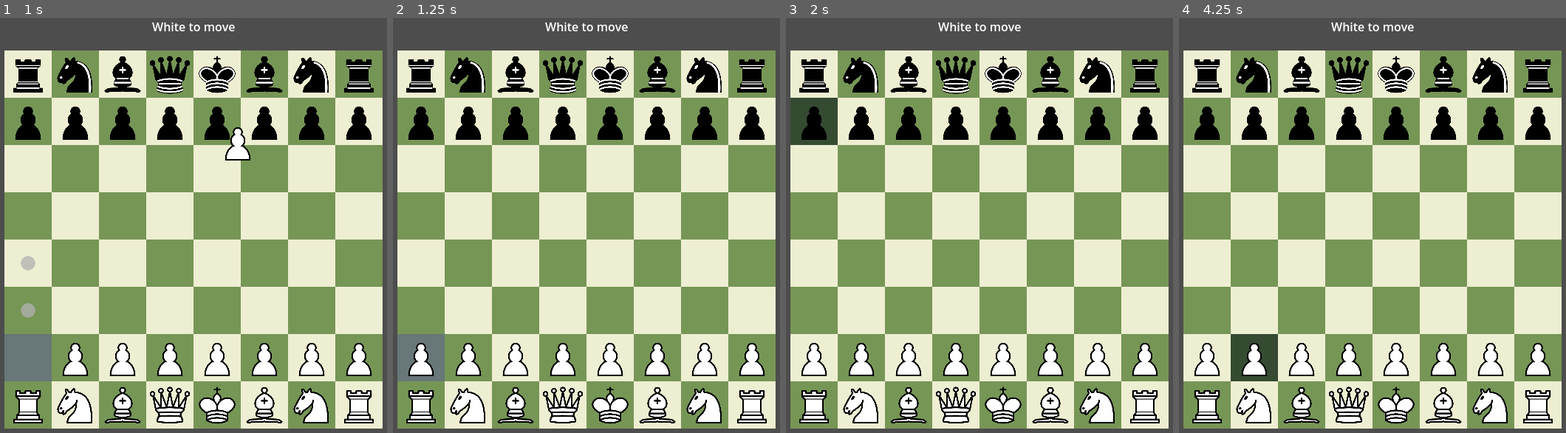
Above: before the commit, frames 1-4 (left to right).
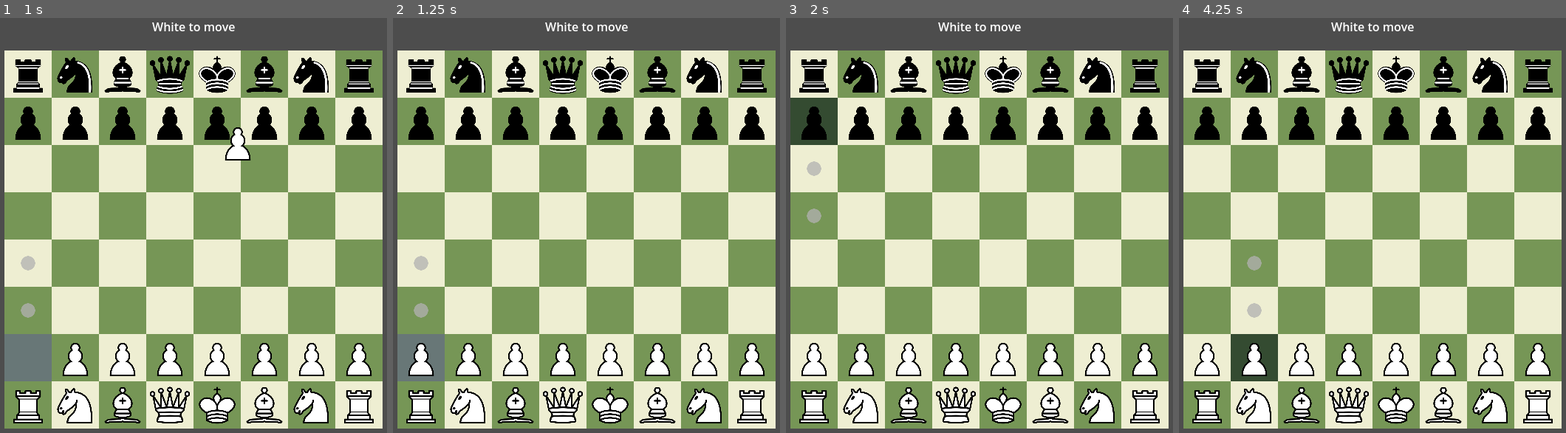
Above: after the commit, the same moments.

Repository: Lizard-Brain-Labs/chess-game
Game: Godot game, scene res://scenes/main.tscn
Two runs of this game, one before a commit and one after it. Both use one fixed random seed, a clock stepped at 60 frames per second and the inputs below.
Inputs (mouse positions are in pixels of both pictures, inside the frame that each line leads up to):
- Up to frame 1 (1 s): tap Enter at 0.5 s; drag from (27, 358) to (236, 142) at 0.52 s
- Up to frame 2 (1.25 s): no input
- Up to frame 3 (2 s): drag from (813, 121) to (956, 329) at 1.27 s
- Up to frame 4 (4.25 s): move the mouse to (1206, 403) at 2.02 s; press the mouse at (1206, 403) at 2.03 s; release the mouse at (1206, 403) at 2.75 s; tap Space at 2.75 s; drag from (1206, 76) to (1240, 171) at 2.77 s; drag from (1252, 358) to (1395, 237) at 3.52 s

Frame 1 is identical in both runs. In frame 2, 0.2% of the frame differs, in the area x 5-10%, y 57-73%; in frame 3, 0.2%; in frame 4, 0.2%.

Commit message:
refactor: update piece and board state handling for improved clarity and functionality

Diff:
--- a/classes/BoardState.gd
+++ b/classes/BoardState.gd
@@ -30,6 +30,6 @@
 		if not piece is Piece:
 			continue
 
-		var piece_pos = piece.square_grid
+		var piece_pos = piece.square.cell
 		state.grid[piece_pos.x][piece_pos.y] = piece
 	return state
--- a/classes/Move.gd
+++ b/classes/Move.gd
@@ -5,7 +5,7 @@
 var to: Vector2i
 var piece: Piece
 var captured_piece: Piece
-var castle_rook = []
+var castle: Move # A secondary move for castling (rook move)
 var is_en_passant: bool
 var promotion_type: String
 
@@ -13,14 +13,15 @@
     mv_piece: Piece,
     mv_to: Vector2i,
     mv_captured_piece: Piece = null,
-    mv_castle_rook = [],
+    mv_castle: Move = null,
     mv_is_en_passant: bool = false,
     mv_promotion_type: String = "",
 ):
-    self.from = mv_piece.square_grid
+    self.from = mv_piece.square.cell
     self.to = mv_to
     self.piece = mv_piece
     self.captured_piece = mv_captured_piece
-    self.castle_rook = mv_castle_rook
+    self.castle = mv_castle
     self.is_en_passant = mv_is_en_passant
     self.promotion_type = mv_promotion_type
+    print("Debug: Created move from ", self.from, " to ", self.to, " piece: ", self.piece.name, " captured: ", self.captured_piece, " castle: ", self.castle)
--- a/classes/Piece.gd
+++ b/classes/Piece.gd
@@ -5,8 +5,7 @@
 
 @export var type: String
 @export var color: String
-var square_name: String
-var square_grid: Vector2i
+var square: Square
 var has_moved: bool = false
 
 # Convenience constants oriented the correct direction for Y up
@@ -19,19 +18,3 @@
 	if event is InputEventMouseButton:
 		if event.button_index == MOUSE_BUTTON_LEFT and event.pressed:
 			emit_signal("piece_clicked", self)
-
-func possible_moves(square) -> Array:
-	var moves = []
-	var piece_square = Vector2i(square.rank, square.file)
-
-	if self.type == "pawn":
-		if self.color == "white":
-			moves.append(piece_square + UP)
-			if square.rank == 6:
-				moves.append(piece_square + UP * 2)
-		if self.color == "black":
-			moves.append(piece_square + DOWN)
-			if square.rank == 1:
-				moves.append(piece_square + DOWN * 2)
-
-	return moves
--- a/classes/Square.gd
+++ b/classes/Square.gd
@@ -1,4 +1,3 @@
 class_name Square extends ColorRect
 
-var rank: int
-var file: int
+var cell: Vector2i
--- a/pieces/queen_white.tscn
+++ b/pieces/queen_white.tscn
@@ -1,6 +1,6 @@
 [gd_scene load_steps=3 format=3 uid="uid://ce153lrjwjtot"]
 
-[ext_resource type="Script" uid="uid://b7pl2wao320wx" path="res://scripts/piece.gd" id="1_ko3rm"]
+[ext_resource type="Script" uid="uid://b7pl2wao320wx" path="res://classes/Piece.gd" id="1_ko3rm"]
 [ext_resource type="Texture2D" uid="uid://152x2d5m6yhb" path="res://resources/Chess_qlt45.svg" id="1_xl0sh"]
 
 [node name="QueenWhite" type="Control"]
--- a/scripts/MoveGenerator.gd
+++ b/scripts/MoveGenerator.gd
@@ -12,47 +12,47 @@
 const SE = SOUTH + EAST
 const SW = SOUTH + WEST
 
-static func get_moves(piece: Piece, board: BoardState) -> Array[Move]:
+static func get_moves(piece: Piece, board_state: BoardState) -> Array[Move]:
 	match piece.type:
 		"pawn":
-			return _get_pawn_moves(piece, board)
+			return _get_pawn_moves(piece, board_state)
 		"rook":
 			return _get_moves_in_directions(
-				board, piece, [NORTH, SOUTH, WEST, EAST]
+				board_state, piece, [NORTH, SOUTH, WEST, EAST]
 			)
 		"bishop":
 			return _get_moves_in_directions(
-				board, piece, [NE, NW, SE, SW]
+				board_state, piece, [NE, NW, SE, SW]
 			)
 		"queen":
 			return _get_moves_in_directions(
-				board, piece,
+				board_state, piece,
 				[NORTH, SOUTH, WEST, EAST, NE, NW, SE, SW]
 			)
 		"knight":
-			return _get_knight_moves(piece, board)
+			return _get_knight_moves(piece, board_state)
 		"king":
-			return _get_king_moves(piece, board)
+			return _get_king_moves(piece, board_state)
 		_:
 			print("Unknown piece type: %s" % piece.type)
 			return []
 
-static func _get_pawn_moves(piece: Piece, board: BoardState) -> Array:
+static func _get_pawn_moves(piece: Piece, board_state: BoardState) -> Array:
 	var moves: Array[Move] = []
 	var dir = NORTH if piece.color == "white" else SOUTH
-	var pos = piece.square_grid
+	var pos = piece.square.cell
 	var next = pos + dir
-	if board.is_within_bounds(next) and board.get_piece_at(next) == null:
+	if board_state.is_within_bounds(next) and board_state.get_piece_at(next) == null:
 		moves.append(Move.new(piece, next))
 		# Double move if pawn hasn't moved yet
 		var double_next = next + dir
-		if not piece.has_moved and board.get_piece_at(double_next) == null:
+		if not piece.has_moved and board_state.get_piece_at(double_next) == null:
 			moves.append(Move.new(piece, double_next))
 	# Captures
 	for diag in [dir + EAST, dir + WEST]:
 		var target = pos + diag
-		if board.is_within_bounds(target):
-			var occupant = board.get_piece_at(target)
+		if board_state.is_within_bounds(target):
+			var occupant = board_state.get_piece_at(target)
 			if occupant and occupant.color != piece.color:
 				moves.append(Move.new(piece, target, occupant))
 	# En passant ...
@@ -62,14 +62,14 @@
 	return moves
 
 static func _get_moves_in_directions(
-	board: BoardState, piece: Piece, directions: Array, max_distance := 8
+	board_state: BoardState, piece: Piece, directions: Array, max_distance := 8
 ) -> Array:
 	var moves : Array[Move] = []
 	for dir in directions:
-		var current = piece.square_grid + dir
+		var current = piece.square.cell + dir
 		var steps = 1
-		while board.is_within_bounds(current) and steps <= max_distance:
-			var occupant = board.get_piece_at(current)
+		while board_state.is_within_bounds(current) and steps <= max_distance:
+			var occupant = board_state.get_piece_at(current)
 			if occupant == null:
 				moves.append(Move.new(piece, current))
 			elif occupant.color != piece.color:
@@ -81,60 +81,62 @@
 			steps += 1
 	return moves
 
-static func _get_knight_moves(piece, board: BoardState) -> Array:
+static func _get_knight_moves(piece, board_state: BoardState) -> Array:
 	var moves : Array[Move]= []
 	var jumps = [
 		Vector2i(-2, -1), Vector2i(-2, 1), Vector2i(-1, -2), Vector2i(-1, 2),
 		Vector2i(1, -2), Vector2i(1, 2), Vector2i(2, -1), Vector2i(2, 1)
 	]
 	for jump in jumps:
-		var target = piece.square_grid + jump
-		if board.is_within_bounds(target):
-			var occupant = board.get_piece_at(target)
+		var target = piece.square.cell + jump
+		if board_state.is_within_bounds(target):
+			var occupant = board_state.get_piece_at(target)
 			if occupant == null:
 				moves.append(Move.new(piece, target))
 			elif occupant.color != piece.color:
 				moves.append(Move.new(piece, target, occupant))
 	return moves
 
-static func _get_king_moves(piece: Piece, board: BoardState) -> Array:
+static func _get_king_moves(piece: Piece, board_state: BoardState) -> Array:
 	var moves = _get_moves_in_directions(
-		board, piece,
+		board_state, piece,
 		[NORTH, SOUTH, WEST, EAST, NE, NW, SE, SW], 1)
-	moves += _get_castling_moves(piece, board)
+	moves += _get_castling_moves(piece, board_state)
 	return moves
 
-static func _get_castling_moves(piece, board: BoardState) -> Array:
+static func _get_castling_moves(piece, board_state: BoardState) -> Array:
 	var moves : Array[Move]= []
 	if piece.has_moved:
 		return moves # King has moved, can't castle
 
-	var row = piece.square_grid.x
-	var col = piece.square_grid.y
+	var row = piece.square.cell.x
+	var col = piece.square.cell.y
 	var color = piece.color
 
-	# Kingside castling
+	# Castling
 	var kingside_rook_pos = Vector2i(row, 7)
-	var kingside_rook = board.get_piece_at(kingside_rook_pos)
+	var kingside_rook = board_state.get_piece_at(kingside_rook_pos)
 	if kingside_rook and kingside_rook.type == "rook" and kingside_rook.color == color and not kingside_rook.has_moved:
 		var clear = true
 		for y in range(col + 1, 7):
-			if board.get_piece_at(Vector2i(row, y)) != null:
+			if board_state.get_piece_at(Vector2i(row, y)) != null:
 				clear = false
 				break
 		if clear:
-			moves.append(Move.new(piece, Vector2i(row, col + 2), null, [kingside_rook, Vector2i(row, 5)]))
+			var king_castle = Move.new(kingside_rook, Vector2i(row, 5))
+			moves.append(Move.new(piece, Vector2i(row, col + 2), null, king_castle))
 
 	# Queenside castling
 	var queenside_rook_pos = Vector2i(row, 0)
-	var queenside_rook = board.get_piece_at(queenside_rook_pos)
+	var queenside_rook = board_state.get_piece_at(queenside_rook_pos)
 	if queenside_rook and queenside_rook.type == "rook" and queenside_rook.color == color and not queenside_rook.has_moved:
 		var clear = true
 		for y in range(col - 1, 0, -1):
-			if board.get_piece_at(Vector2i(row, y)) != null:
+			if board_state.get_piece_at(Vector2i(row, y)) != null:
 				clear = false
 				break
 		if clear:
-			moves.append(Move.new(piece, Vector2i(row, col - 2)))
+			var queen_castle = Move.new(queenside_rook, Vector2i(row, 3))
+			moves.append(Move.new(piece, Vector2i(row, col - 2), null, queen_castle))
 
 	return moves
--- a/scripts/chessboard.gd
+++ b/scripts/chessboard.gd
@@ -7,34 +7,28 @@
 var squares = {}
 
 func _ready():
-	var board_size = Vector2(square_size * 8, square_size * 8)
+	var board_size = Vector2i(square_size * 8, square_size * 8)
 	var viewport_center = get_viewport_rect().size*0.5
 	position = viewport_center - board_size*0.5
 
 	_create_board()
 
 func _create_board():
-	for rank in range(0,8):
-		for file in range(0,8):
+	for rank in range(8):
+		for file in range(8):
 			var square = Square.new()
 			if (rank + file) % 2 == 0:
 				square.color = board_color_light
 			else:
 				square.color = board_color_dark
-			square.rank = rank
-			square.file = file
+			square.cell = Vector2i(rank, file)
 			square.size = Vector2(square_size, square_size)
-			square.position = Vector2(file * square_size, rank * square_size)
+			square.position = Vector2i(file * square_size, rank * square_size)
 			square.name = "%s%d" % [char(file + 97), 8 - rank]
-			squares[square.name] = square
+			squares[square.cell] = square
 			add_child(square)
 
 func square_from_pos(pos:Vector2) -> Square:
 	var rank = int(pos.y / 64)
 	var file = int(pos.x / 64)
-	var square_name = "%s%d" % [char(file + 97), 8 - rank]
-	return squares[square_name]
-
-func square_from_cell(pos:Vector2i) -> Square:
-	var square_name = "%s%d" % [char(pos.y + 97), 8 - pos.x]
-	return squares[square_name]
+	return squares[Vector2i(rank, file)]
--- a/scripts/main.gd
+++ b/scripts/main.gd
@@ -20,8 +20,8 @@
 @onready var board = $chessboard
 @onready var debug_label: Label = %"debug label"
 var selected_piece : Piece = null
-var selected_square : ColorRect
-var end_square: ColorRect
+var selected_square : Square
+var end_square: Square
 var move_choices = {}
 var markers:Array[Control] = []
 var board_state : BoardState
@@ -29,14 +29,13 @@
 
 func _ready():
 	# load default position
-	for i in files.size():
-		var file = files[i]
+	for file in range(8):
 		# add pawns
-		add_piece(file + '2', "pawn", "white")
-		add_piece(file + '7', "pawn", "black")
+		add_piece(board.squares[Vector2i(6, file)], "pawn", "white")
+		add_piece(board.squares[Vector2i(1, file)], "pawn", "black")
 		# add back rank pieces
-		add_piece(file + '1', piece_order[i], "white")
-		add_piece(file + '8', piece_order[i], "black")
+		add_piece(board.squares[Vector2i(7, file)], piece_order[file], "white")
+		add_piece(board.squares[Vector2i(0, file)], piece_order[file], "black")
 	board_state = BoardState.from_board_scene(board)
 
 func _physics_process(_delta):
@@ -49,15 +48,16 @@
 
 func _on_piece_clicked(piece: Piece) -> void:
 	selected_piece = piece
+	_remove_markers()
 
-func _handle_mouse_click():
+func _handle_mouse_click() -> void:
 	_clear_selected_square_highlight()
 	if selected_piece:
-		selected_square = board.squares[selected_piece.square_name]
+		selected_square = selected_piece.square
 		selected_square.self_modulate = Color.SLATE_GRAY
 		var moves = MoveGenerator.get_moves(selected_piece, board_state)
-		for move in moves:
-			add_marker(board.square_from_cell(move.to))
+		for move: Move in moves:
+			add_marker(board.squares[move.to])
 			move_choices[move.to] = move
 
 func _drag_selected_piece():
@@ -68,43 +68,37 @@
 	if not selected_piece:
 		return
 
-	var target_square = board.square_from_pos(board.get_local_mouse_position())
-	_clear_end_square_highlight()
-	end_square = target_square
-
-	var valid = _is_valid_move_to(end_square.name)
+	end_square = board.square_from_pos(board.get_local_mouse_position())
+	var valid = _is_valid_move_to(end_square)
 	if valid:
-		var move = move_choices[Vector2i(end_square.rank, end_square.file)]
-		_move_selected_piece(move, end_square)
+		var move = move_choices[end_square.cell]
+		_move_selected_piece(move)
 	else:
 		_reset_piece_to_selected_square()
 
-	_cleanup_post_move()
 
-func _is_valid_move_to(square_name: String) -> bool:
-	for mark in markers:
-		if mark.square_name == square_name:
+func _is_valid_move_to(square: Square) -> bool:
+	for move_choice in move_choices.values():
+		if move_choice.to == square.cell:
 			return true
 	return false
 
-func _move_selected_piece(move: Move, square: Square):
-	print("Moving ", selected_piece.name, " to ", square.name)
-	square.self_modulate = Color.SLATE_GRAY
-	selected_piece.position = square.position
-	selected_piece.square_name = square.name
-	selected_piece.square_grid = Vector2i(square.rank, square.file)
-	selected_piece.has_moved = true
+func _move_selected_piece(move: Move) -> void:
+	var to_square = board.squares[move.to]
+	var piece = move.piece
+	print("Moving ", piece.name, " to ", to_square.name)
+	print("Debug: From ", move.from, " to ", move.to, " piece: ", move.piece.name, " captured: ", move.captured_piece, " castle: ", move.castle)
+	board.squares[move.from].self_modulate = Color.SLATE_GRAY
+	piece.position = to_square.position
+	piece.square = to_square
+	piece.has_moved = true
 	if move.captured_piece:
 		print("Capturing ", move.captured_piece.name)
 		move.captured_piece.queue_free()
-	elif move.castle_rook:
-		var rook = move.castle_rook[0]
-		var new_rook_square = board.square_from_cell(move.castle_rook[1])
-		print("Castling rook ", rook.name, " to ", new_rook_square.name)
-		rook.position = new_rook_square.position
-		rook.square_name = new_rook_square.name
-		rook.square_grid = Vector2i(new_rook_square.rank, new_rook_square.file)
-		rook.has_moved = true
+	elif move.castle:
+		print("Castling, moving rook")
+		_move_selected_piece(move.castle)
+	_cleanup_post_move()
 	_next_turn()
 
 func _reset_piece_to_selected_square():
@@ -114,6 +108,7 @@
 	selected_piece = null
 	_remove_markers()
 	board_state = BoardState.from_board_scene(board)
+	print("Debug: Board state updated")
 
 func _clear_selected_square_highlight():
 	if selected_square:
@@ -123,8 +118,8 @@
 	if end_square:
 		end_square.self_modulate = Color.WHITE
 
-func add_piece(square_name, piece, color):
-	var piece_name = piece + "_" + color
+func add_piece(square: Square, piece_type: String, color: String):
+	var piece_name = piece_type + "_" + color
 	var new_piece: Piece = piece_scenes[piece_name].instantiate()
 	piece_name = piece_name + str(0)
 	var n = 1
@@ -135,10 +130,9 @@
 		n += 1
 
 	new_piece.name = piece_name
-	var square = board.squares[square_name]
 	new_piece.position = square.position
-	new_piece.square_name = square_name
-	new_piece.square_grid = Vector2i(square.rank, square.file)
+	new_piece.square = square
+	print("Adding piece ", new_piece.name, " at ", square.cell)
 	board.add_child(new_piece)
 	new_piece.piece_clicked.connect(_on_piece_clicked)
 
@@ -160,6 +154,7 @@
 	for marker in markers:
 		marker.queue_free()
 	markers = []
+	move_choices.clear()
 
 func _next_turn() -> void:
 	white_turn = not white_turn
